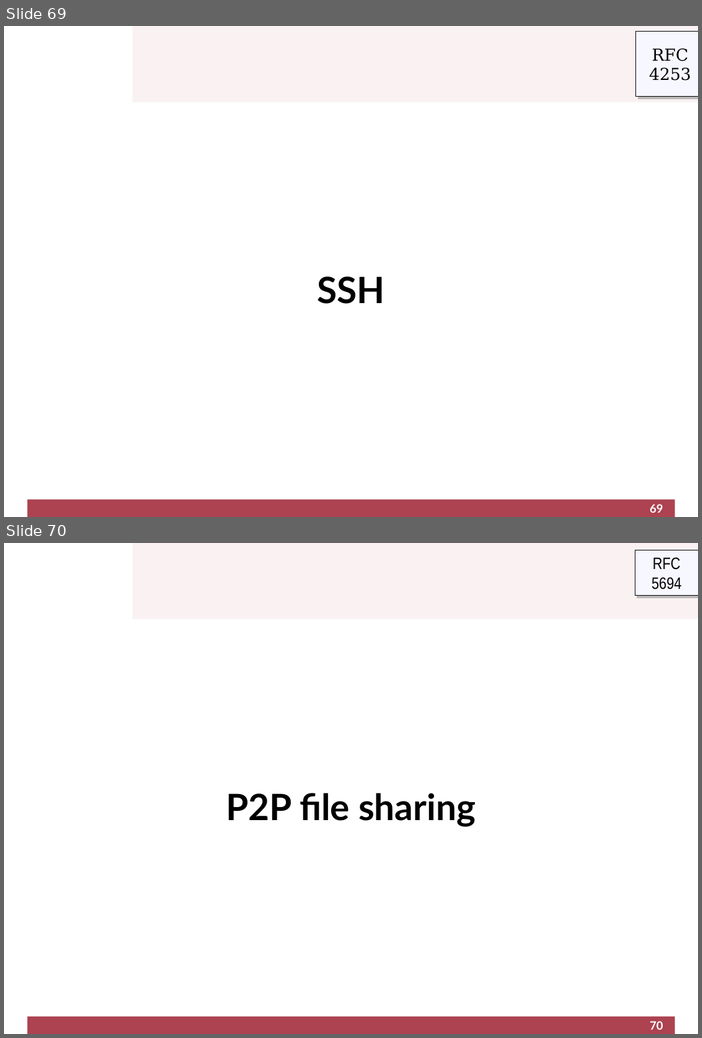
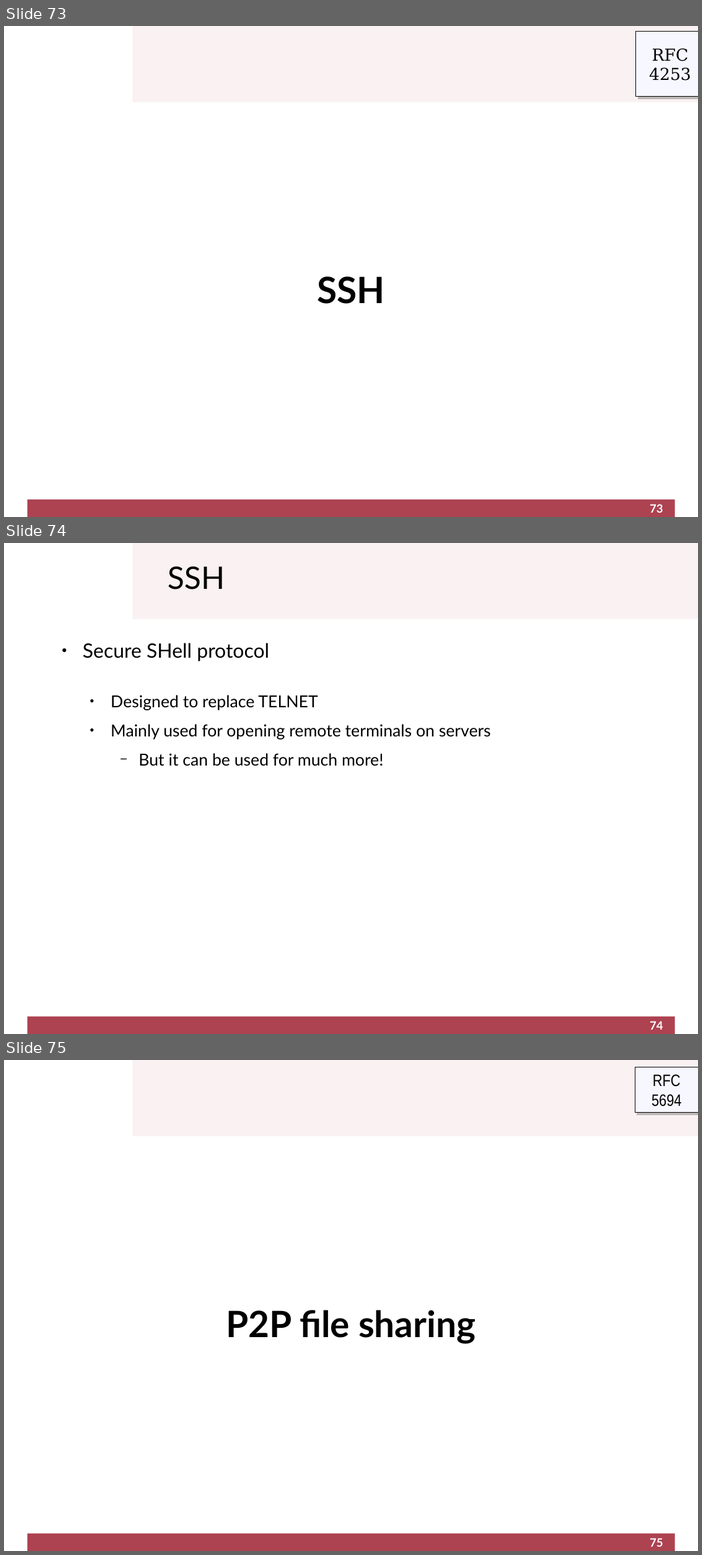
Before and after one commit to cletomartin/redes1, a slide deck: slides/application.odp. Shown one above the other, each under a label of ours: slides 69 and 70 before the commit, slides 73, 74 and 75 after it. The pictures are 702x1038 and 702x1555 pixels, drawn with LibreOffice and Linux fonts; fonts in the diff are those of the drawing; background and template pictures are left out. Boxes give left, top, right and bottom in pixels: in the first picture for what was removed or moved away, otherwise in the second. Text is boxed around its words. In the diff, an @@ line names an element or a change of style, - is before the commit and + after.

```diff
--- a/slides/application.odp
+++ b/slides/application.odp
@@ slide 74 added at [4, 543, 698, 1034], background #FFFFFF; not listed: 2 template elements that a slide beside it also shows @@
@@ title added at [168, 566, 225, 589], 37.6 pt, text #000000 @@
+SSH
@@ text added at [83, 643, 491, 766], 20 pt, text #000000 @@
+● Secure SHell protocol
+  ● Designed to replace TELNET
+  ● Mainly used for opening remote terminals on servers
+    − But it can be used for much more!
@@ page number added at [650, 1021, 664, 1030], 14 pt, text #FFFFFF, bold @@
+74
@@ what was slide 69 is now slide 73 @@
@@ page number at [650, 504, 664, 513]: text changed @@
-69
+73
@@ what was slide 70 is now slide 75 @@
@@ page number at [650, 1538, 664, 1547]: text changed @@
-70
+75
```
Also in this commit, not shown: 1 slide changed, 4 other slides added, 1 other file.
